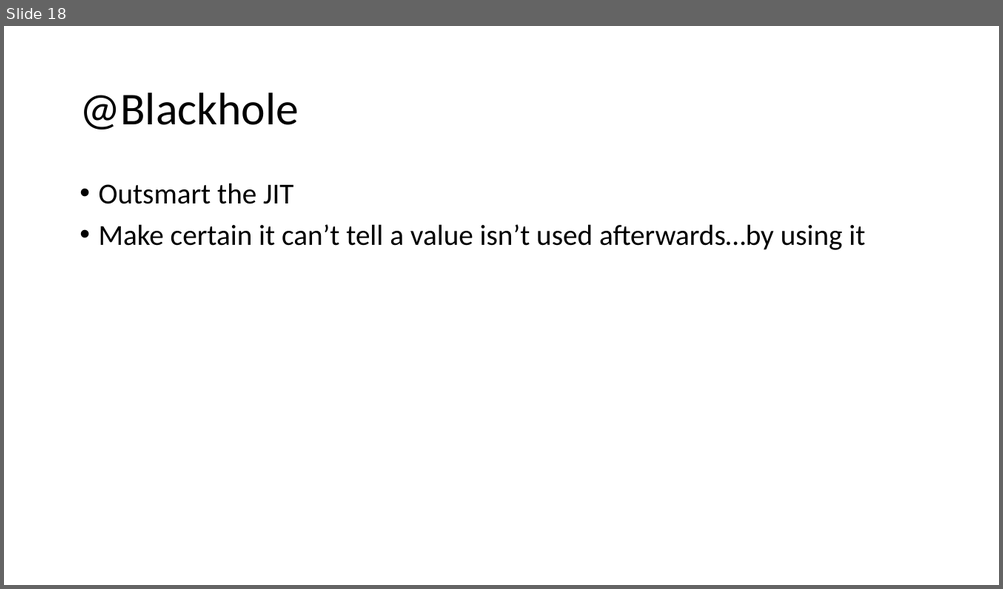
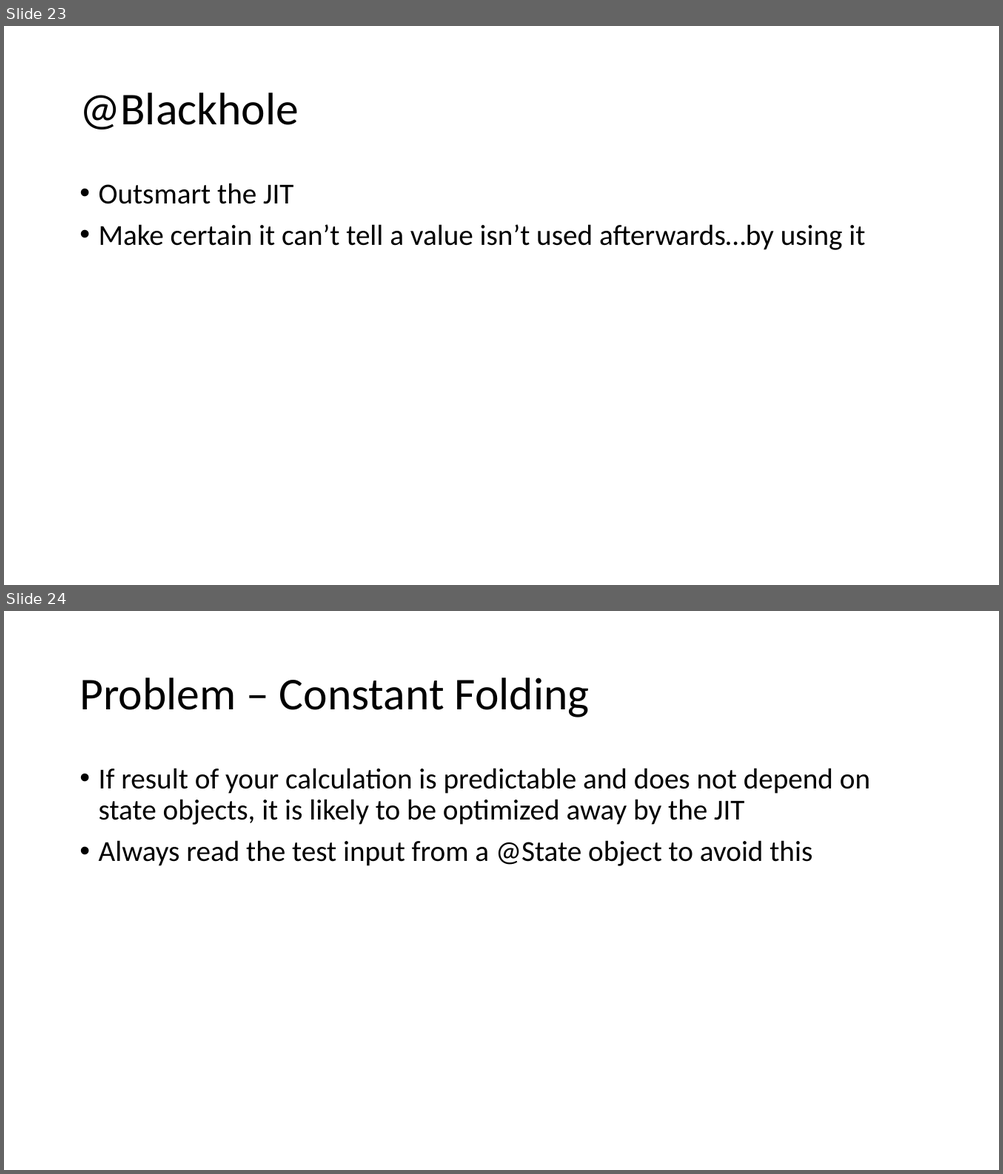
Before and after one commit to tresat/JMH-Presentation, a slide deck: doc/slides.pptx. Shown one above the other, each under a label of ours: slide 18 before the commit, slides 23 and 24 after it. The pictures are 1003x589 and 1003x1174 pixels, drawn with LibreOffice and Linux fonts; fonts in the diff are those of the drawing. Boxes give left, top, right and bottom in pixels: in the first picture for what was removed or moved away, otherwise in the second. Text is boxed around its words. In the diff, an @@ line names an element or a change of style, - is before the commit and + after.

```diff
--- a/doc/slides.pptx
+++ b/doc/slides.pptx
@@ slide 24 added at (4,611,999,1170), background #FFFFFF @@
@@ title added at (79,678,589,718), 44 pt, text #000000 @@
+Problem – Constant Folding
@@ text added at (99,768,870,866), 28 pt, text #000000 @@
+• If result of your calculation is predictable and does not depend on state objects, it is likely to be optimized away by the JIT
+• Always read the test input from a @State object to avoid this
@@ what was slide 18 is now slide 23 @@
```
Also in this commit, not shown: 1 slide changed, 10 other slides added, 1 slide removed, 15 other files.
